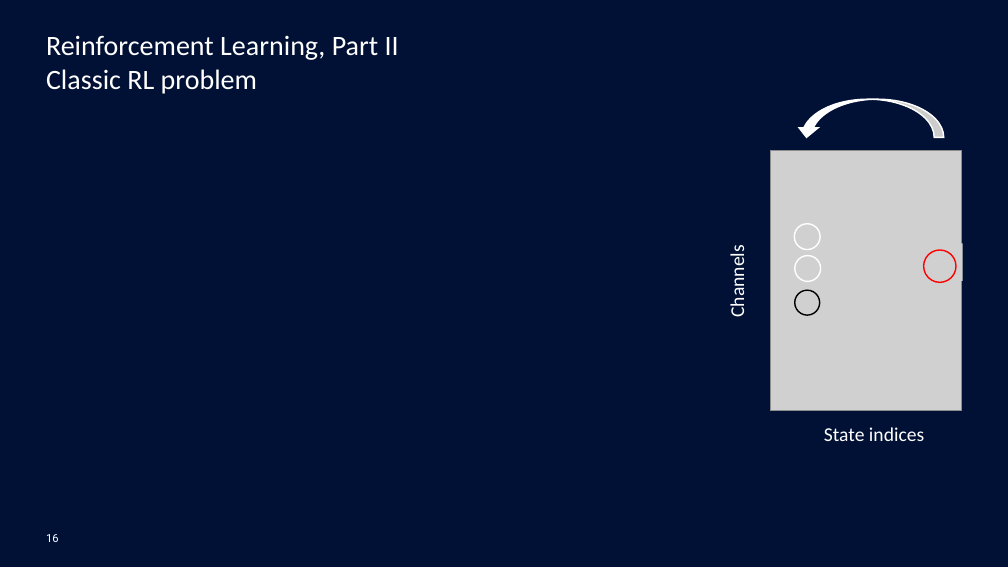
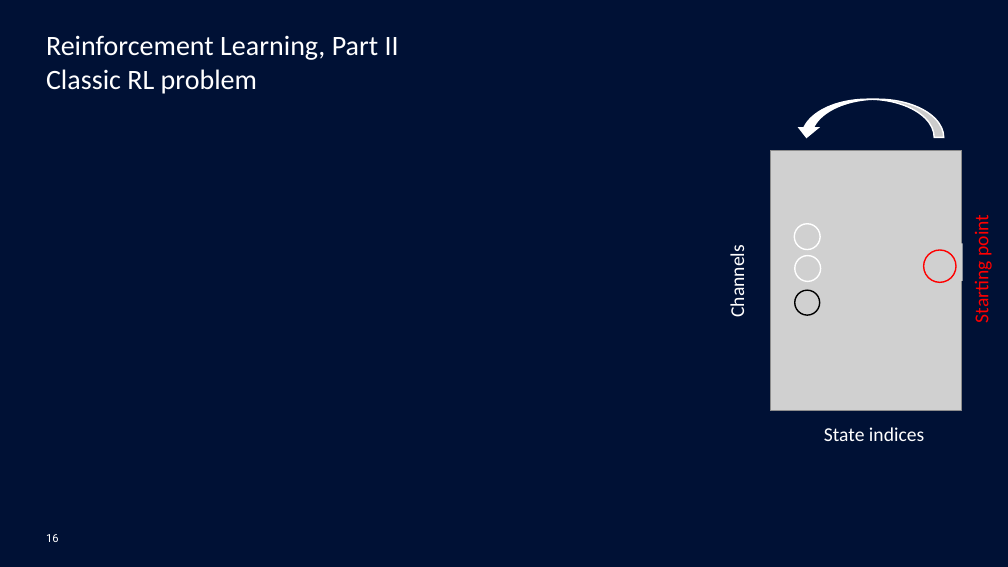
Before and after one commit to mgoutay/ml_course, a slide deck: slide 16 of RL_course.pptx. Drawn at 1008x567 pixels with LibreOffice and Linux fonts; fonts in the diff are those of the drawing; grey boxes stand for pictures; background and template pictures are left out. Boxes give left, top, right and bottom in pixels: in the first picture for what was removed or moved away, otherwise in the second. Text is boxed around its words. In the diff, an @@ line names an element or a change of style, - is before the commit and + after.

Commit message:
update slide

```diff
--- a/RL_course.pptx
+++ b/RL_course.pptx
@@ text added at box(970, 219, 994, 321), 14 pt, text #FF0000 @@
+Starting point
```
Also in this commit, not shown: 1 other slide changed, 1 other file.
